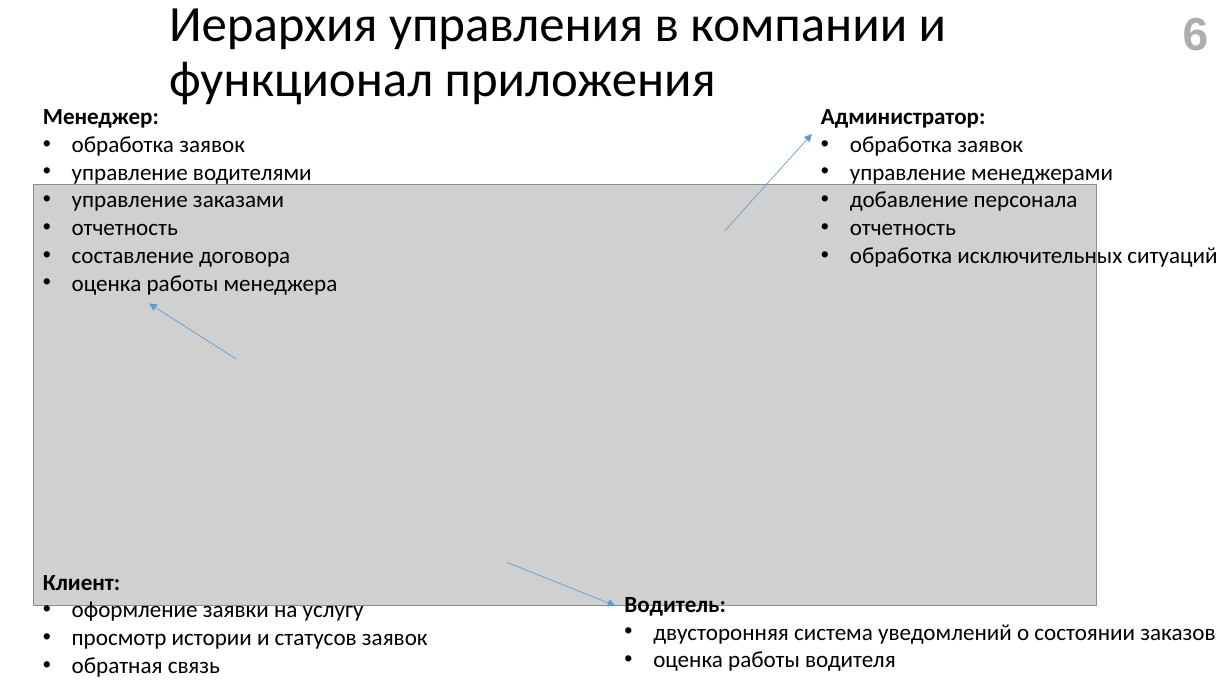
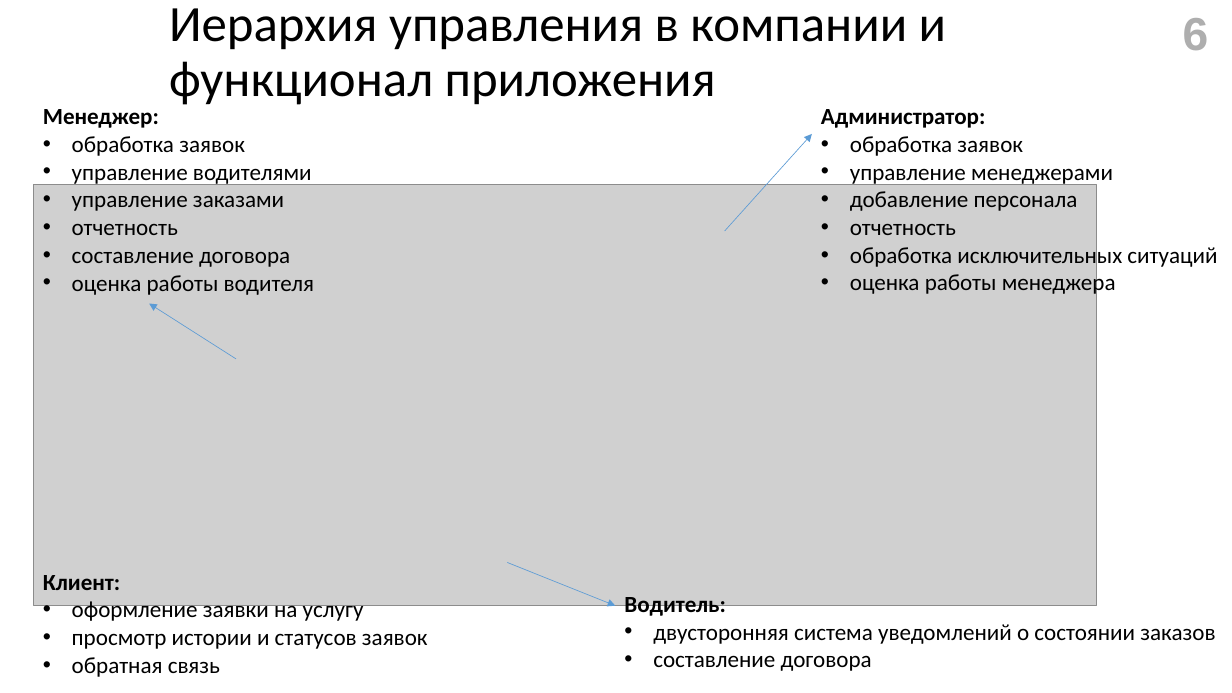
Before and after one commit to gromov-nikita/diplomHUB, a slide deck: slide 6 of diplom v2.0/doc/Презентация.pptx. Drawn at 1232x693 pixels with LibreOffice and Linux fonts; fonts in the diff are those of the drawing; grey boxes stand for pictures. Boxes give left, top, right and bottom in pixels: in the first picture for what was removed or moved away, otherwise in the second. Text is boxed around its words. In the diff, an @@ line names an element or a change of style, - is before the commit and + after.

```diff
--- a/diplom v2.0/doc/Презентация.pptx
+++ b/diplom v2.0/doc/Презентация.pptx
@@ text at box(72, 275, 315, 295): text changed @@
-• оценка работы менеджера
+• оценка работы водителя
@@ text at box(850, 271, 1116, 297): paragraph added @@
+• оценка работы менеджера
@@ text at box(653, 655, 872, 671): text changed @@
-• оценка работы водителя
+• составление договора
```
Also in this commit, not shown: 3 other slides changed, 1 slide removed.
